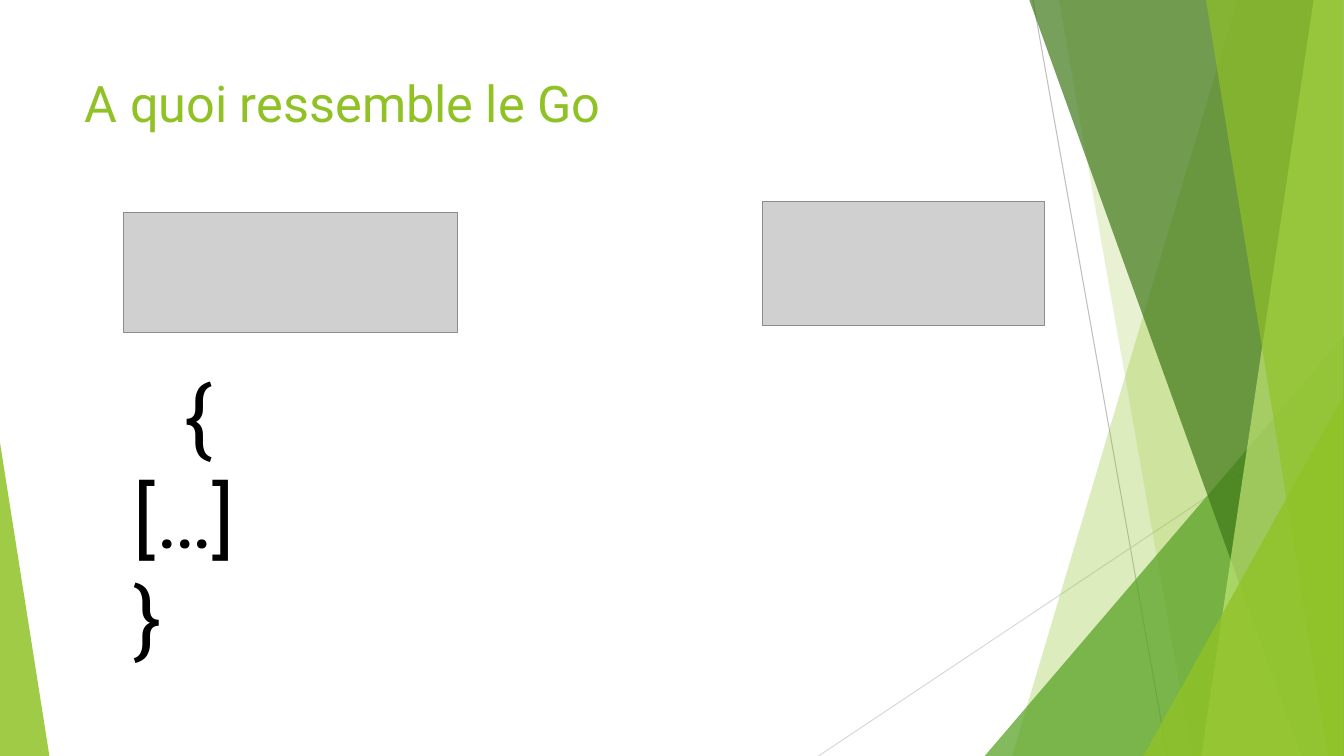
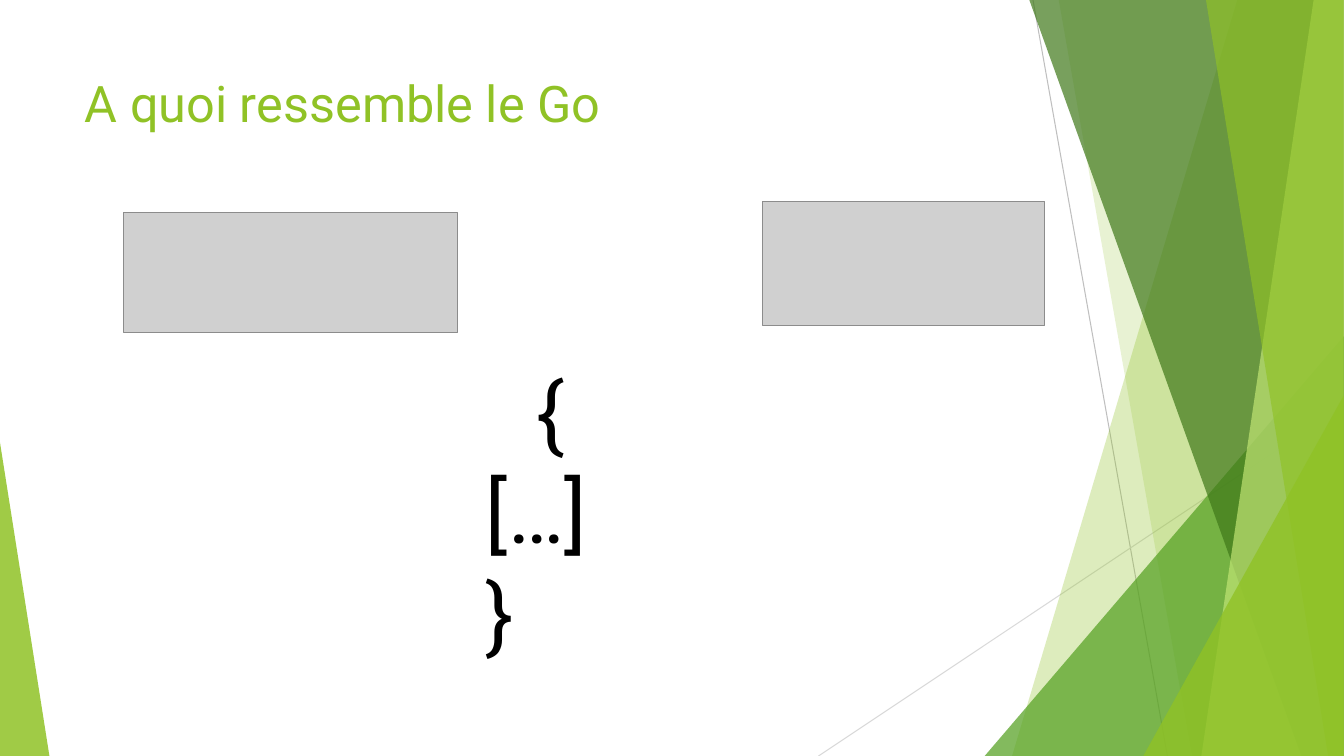
Before and after one commit to worming004/OOPAndGo, a slide deck: slide 3 of PPT/OOPAndGo.pptx. Drawn at 1344x756 pixels with LibreOffice and Linux fonts; fonts in the diff are those of the drawing; grey boxes stand for pictures. Boxes give left, top, right and bottom in pixels: in the first picture for what was removed or moved away, otherwise in the second. Text is boxed around its words. In the diff, an @@ line names an element or a change of style, - is before the commit and + after.

```diff
--- a/PPT/OOPAndGo.pptx
+++ b/PPT/OOPAndGo.pptx
@@ text "{": place and size @@
-text "{" at (124,359,321,675)
+text "{" at (476,354,673,669)
```
Also in this commit, not shown: 2 slides added, 2 other files.
